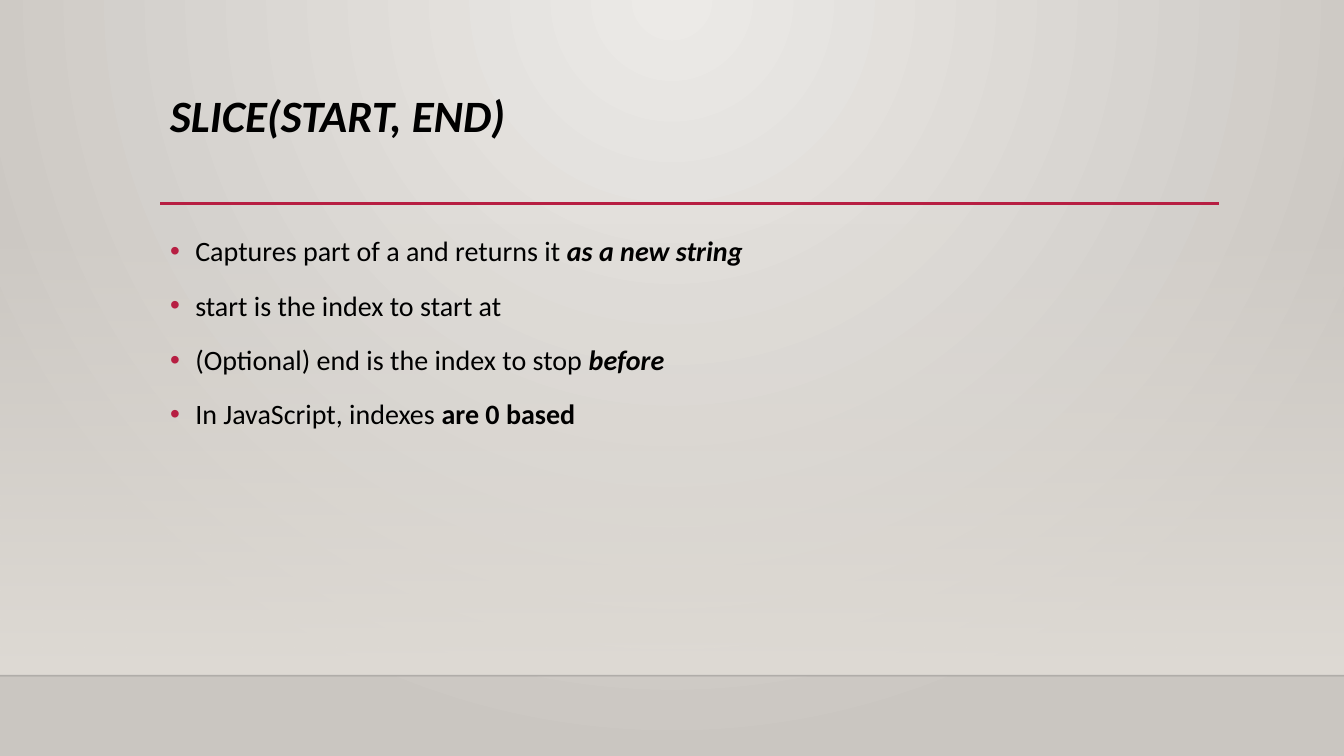
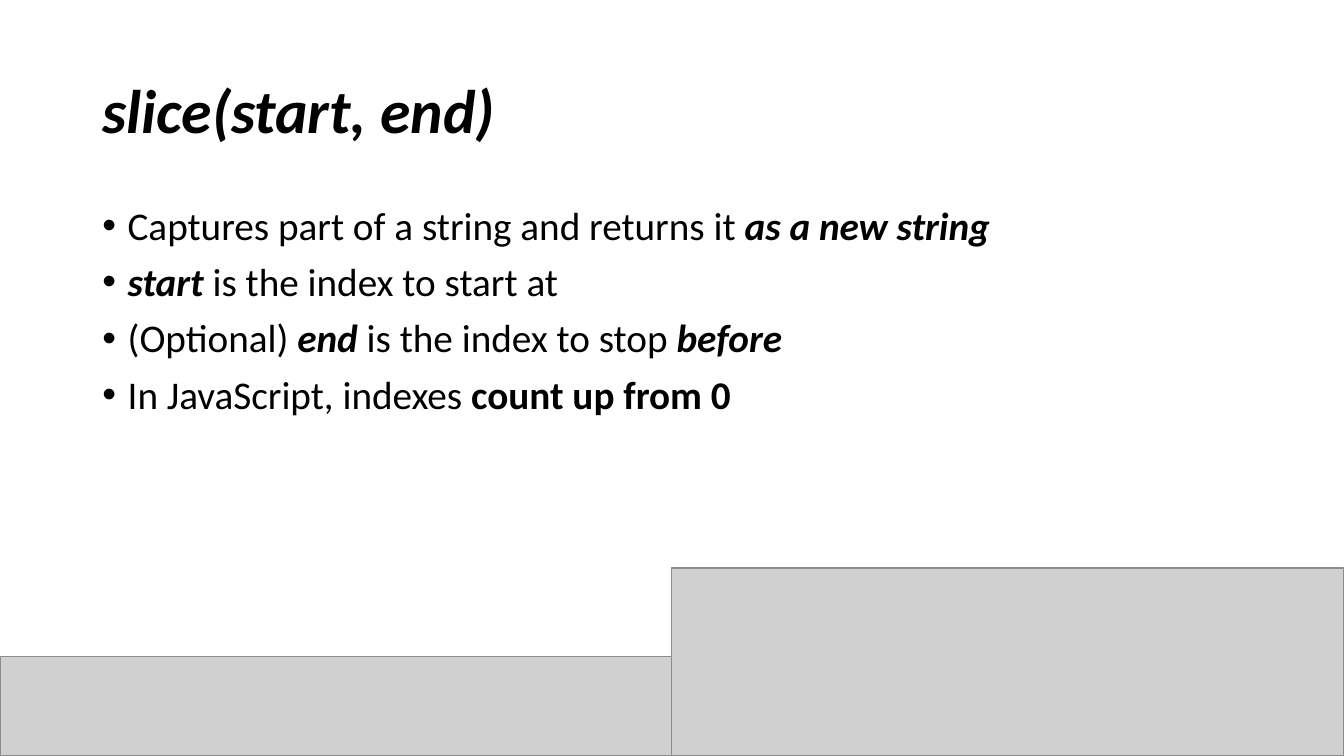
Before and after one commit to YWCANWIL-TechLab/Module4-DataTypes-Day1, a slide deck: slide 12 of slides/Strings.pptx. Drawn at 1344x756 pixels with LibreOffice and Linux fonts; fonts in the diff are those of the drawing; grey boxes stand for pictures; background and template pictures are left out. Boxes give left, top, right and bottom in pixels: in the first picture for what was removed or moved away, otherwise in the second. Text is boxed around its words. In the diff, an @@ line names an element or a change of style, - is before the commit and + after.

```diff
--- a/slides/Strings.pptx
+++ b/slides/Strings.pptx
@@ background gradient #ECEAE7 to #CAC7C1 to #FFFFFF @@
@@ title "slice(start, end)" at [102,87,495,142]: vertical alignment top to middle @@
@@ title at [102,87,495,142]: text changed; size 32 to 44 pt @@
-SLICE(START, END)
+slice(start, end)
@@ text "Captures part of a string ...": place and size @@
-text "Captures part of a string ..." at [195,241,743,429]
+text "Captures part of a string ..." at [128,212,990,416]
@@ line removed from (160, 204) to (1220, 204) @@
@@ rectangle removed at [0,223,1344,676] @@
@@ text at [128,212,990,247]: text changed; size 20 to 28 pt @@
-• Captures part of a and returns it as a new string
+• Captures part of a string and returns it as a new string
@@ text at [128,268,783,359]: size 20 to 28 pt in "start is the index to start at", "(Optional) end is the index to stop ..."; bold on, italic on in "start", "end"; line spacing 1.2 to 0.9 @@
@@ text at [128,381,731,416]: text changed; size 20 to 28 pt @@
-• In JavaScript, indexes are 0 based
+• In JavaScript, indexes count up from 0
@@ picture added at [673,568,1344,756] @@
@@ picture added at [0,656,673,756] @@
@@ line removed from (0, 676) to (1344, 676) @@
```
Also in this commit, not shown: 38 other slides changed, 1 slide added, 1 slide removed, 4 other files.
